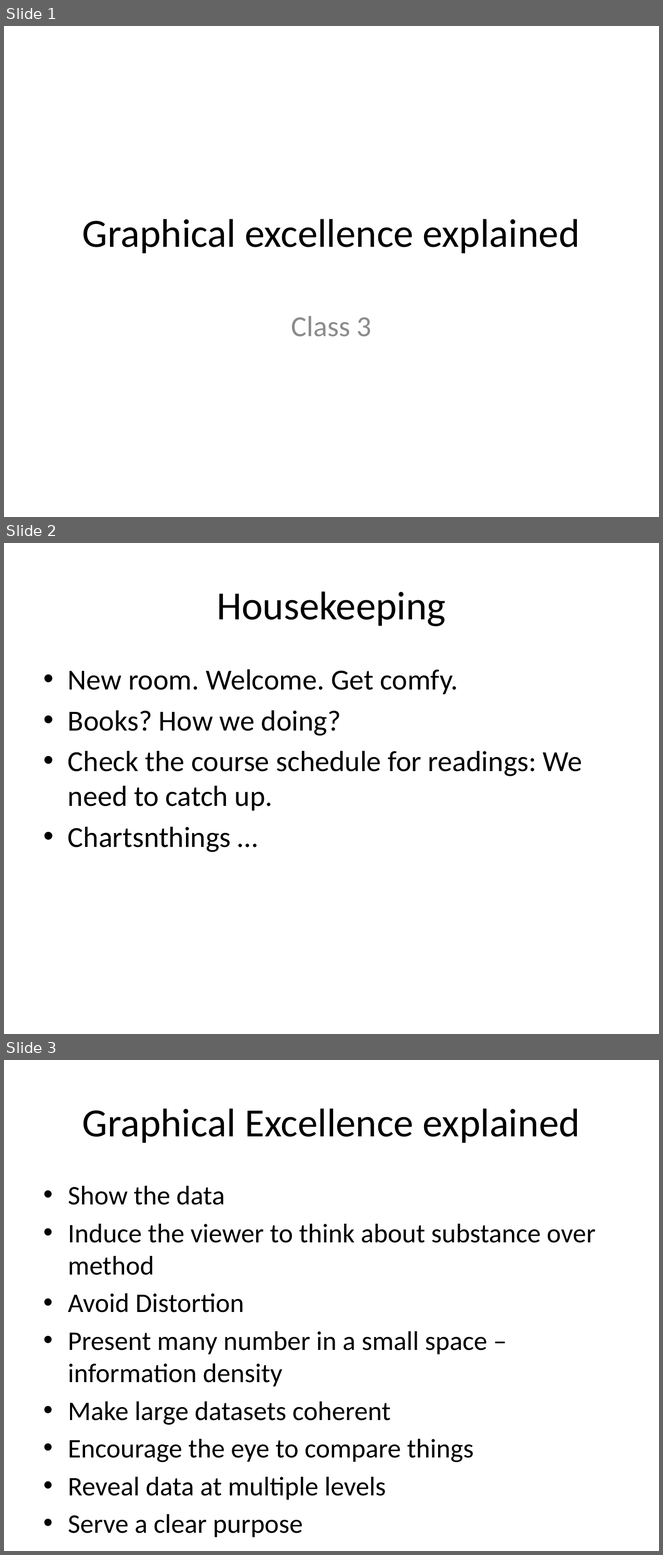
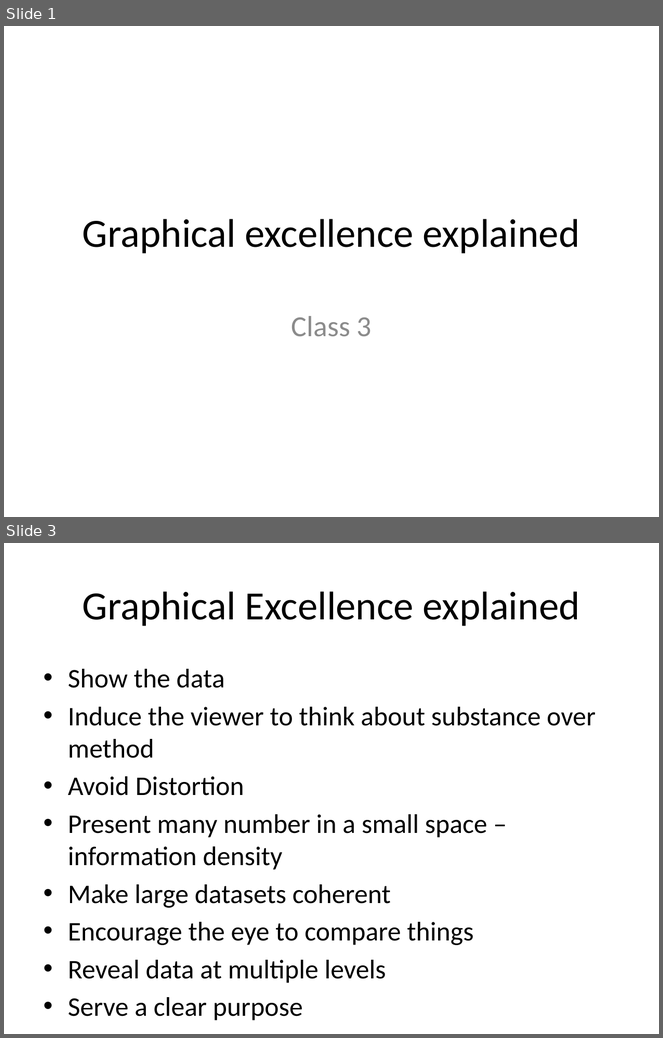
Before and after one commit to mattwaite/JOUR491-Data-Visualization, a slide deck: Lectures/Class3_GraphicalExcellence.pptx. Shown one above the other, each under a label of ours: slides 1, 2 and 3 before the commit, slides 1 and 3 after it; the slides between them are not shown. The pictures are 663x1555 and 663x1038 pixels, drawn with LibreOffice and Linux fonts; fonts in the diff are those of the drawing. Boxes give left, top, right and bottom in pixels: in the first picture for what was removed or moved away, otherwise in the second. Text is boxed around its words. In the diff, an @@ line names an element or a change of style, - is before the commit and + after.

```diff
--- a/Lectures/Class3_GraphicalExcellence.pptx
+++ b/Lectures/Class3_GraphicalExcellence.pptx
@@ slide 2 removed at (4, 543, 659, 1034), background #FFFFFF @@
@@ title removed at (217, 591, 446, 627) @@
-Housekeeping
@@ text removed at (68, 669, 583, 852) @@
-• New room. Welcome. Get comfy.
-• Books? How we doing?
-• Check the course schedule for readings: We need to catch up.
-• Chartsnthings …
```
Also in this commit, not shown: 1 slide changed, 1 slide added, 4 other files.
